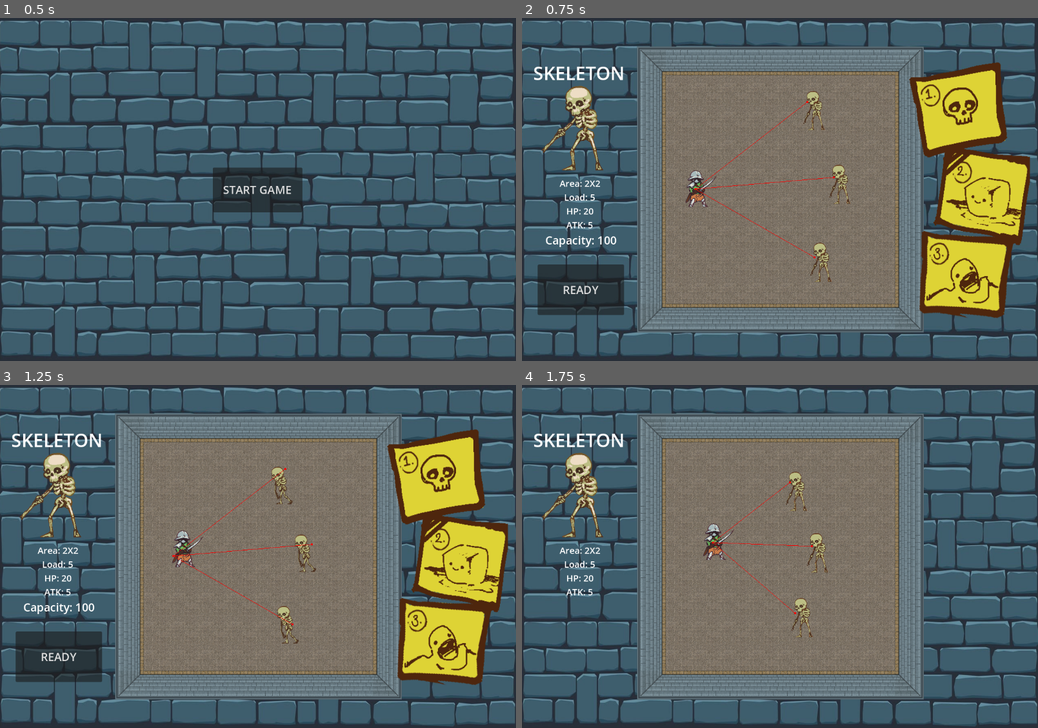
Above: before the commit, frames 1-4 (two rows, left to right).
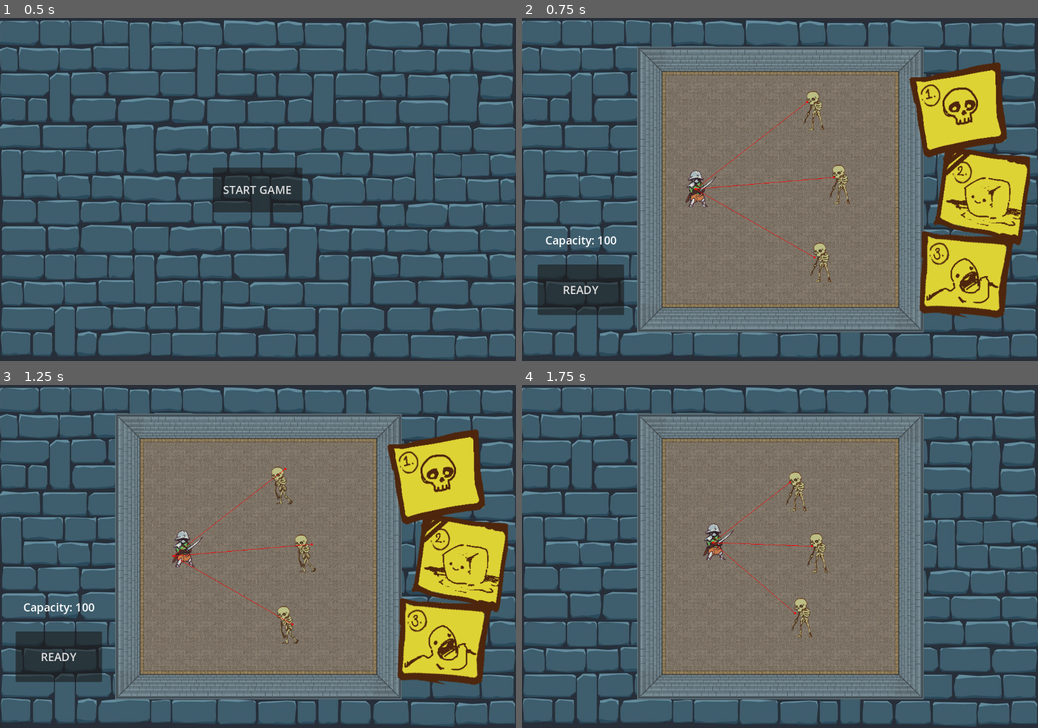
Above: after the commit, the same moments.

Repository: twobles/ecs-179-project-dungeon-dept
Game: Godot game, scene res://scenes/start_menu.tscn
Two runs of this game, one before a commit and one after it. Both use one fixed random seed, a clock stepped at 60 frames per second and the inputs below.
Inputs:
- Up to frame 1 (0.5 s): no input
- Up to frame 2 (0.75 s): click "START GAME" at 0.5 s
- Up to frame 3 (1.25 s): no input
- Up to frame 4 (1.75 s): click "READY" at 1.25 s

Frame 1 is identical in both runs. In frame 2, 1.5% of the frame differs, in the area x 2-20%, y 14-62%; in frame 3, 1.5%; in frame 4, 1.5%.
Error before the commit: Attempt to call function 'hide' in base 'null instance' on a null instance. (res://scripts/dungeon.gd:11)

Commit message:
Fix start

Diff:
--- a/dungeon_dept/scenes/dungeon.tscn
+++ b/dungeon_dept/scenes/dungeon.tscn
@@ -1,6 +1,5 @@
-[gd_scene load_steps=19 format=4 uid="uid://c52pdhxhweo3v"]
+[gd_scene load_steps=15 format=4 uid="uid://c52pdhxhweo3v"]
 
-[ext_resource type="Script" path="res://scripts/dungeon.gd" id="1_6pocy"]
 [ext_resource type="PackedScene" uid="uid://dn4aletp71tvk" path="res://scenes/background.tscn" id="1_c647s"]
 [ext_resource type="PackedScene" uid="uid://0bs0pte8web4" path="res://scenes/board.tscn" id="1_hrjpp"]
 [ext_resource type="Texture2D" uid="uid://10psr2qk7bpd" path="res://assets/64x64_dungeon_sheet.png" id="2_nckn2"]
@@ -8,9 +7,7 @@
 [ext_resource type="PackedScene" uid="uid://b350tl00c4f2w" path="res://scenes/knight.tscn" id="4_tktlv"]
 [ext_resource type="PackedScene" uid="uid://b7gc6l44qv5ep" path="res://scenes/skeleton.tscn" id="7_4hihk"]
 [ext_resource type="Texture2D" uid="uid://bg64lfk6l2yy0" path="res://assets/ecs179_UI_test.png" id="7_e3ojl"]
-[ext_resource type="Script" path="res://scripts/battle_scene.gd" id="9_oor12"]
 [ext_resource type="Script" path="res://scripts/build_menu.gd" id="9_r383d"]
-[ext_resource type="Texture2D" uid="uid://bsxlbk85o04as" path="res://assets/skeleton2.png" id="10_nv1gc"]
 
 [sub_resource type="TileSetAtlasSource" id="TileSetAtlasSource_qtqs3"]
 texture = ExtResource("2_nckn2")
@@ -116,11 +113,7 @@
 [sub_resource type="Theme" id="Theme_1dpy0"]
 default_font_size = 25
 
-[sub_resource type="Theme" id="Theme_w3rrv"]
-default_font_size = 41
-
 [node name="Dungeon" type="Node"]
-script = ExtResource("1_6pocy")
 
 [node name="Background" parent="." instance=ExtResource("1_c647s")]
 position = Vector2(575.381, 382.52)
@@ -193,46 +186,3 @@
 [connection signal="pressed" from="Board/BuildMenu/ReadyButton" to="Board/BuildMenu" method="_on_button_pressed"]
 [connection signal="mouse_entered" from="Board/BuildMenu/Boundary" to="Board/BuildMenu" method="_on_boundary_mouse_entered"]
 [connection signal="mouse_exited" from="Board/BuildMenu/Boundary" to="Board/BuildMenu" method="_on_boundary_mouse_exited"]
-[node name="SkeletonIcon" type="Sprite2D" parent="BuildMenu"]
-position = Vector2(134, 245)
-scale = Vector2(0.75, 0.75)
-texture = ExtResource("10_nv1gc")
-
-[node name="SkeletonInfo" type="Label" parent="BuildMenu"]
-offset_left = -1.0
-offset_top = 356.0
-offset_right = 260.0
-offset_bottom = 505.0
-theme = SubResource("Theme_w3rrv")
-theme_override_font_sizes/font_size = 20
-text = "Area: 2X2
-Load: 5
-HP: 20
-ATK: 5"
-horizontal_alignment = 1
-
-[node name="SkeletonName" type="Label" parent="BuildMenu"]
-offset_left = 3.0
-offset_top = 67.0
-offset_right = 252.0
-offset_bottom = 180.0
-theme = SubResource("Theme_w3rrv")
-text = "SKELETON"
-horizontal_alignment = 1
-vertical_alignment = 1
-
-[node name="BattleScene" type="Node2D" parent="."]
-script = ExtResource("9_oor12")
-
-[node name="Money" type="Label" parent="BattleScene"]
-offset_left = 916.0
-offset_top = 65.0
-offset_right = 1130.0
-offset_bottom = 211.0
-theme_override_font_sizes/font_size = 35
-horizontal_alignment = 1
-
-[connection signal="pressed" from="BuildMenu/ReadyButton" to="." method="_on_ready_button_pressed"]
-[connection signal="pressed" from="BuildMenu/ReadyButton" to="BuildMenu" method="_on_button_pressed"]
-[connection signal="mouse_entered" from="BuildMenu/Boundary" to="BuildMenu" method="_on_boundary_mouse_entered"]
-[connection signal="mouse_exited" from="BuildMenu/Boundary" to="BuildMenu" method="_on_boundary_mouse_exited"]
--- a/dungeon_dept/scripts/autoscript.gd
+++ b/dungeon_dept/scripts/autoscript.gd
@@ -1,4 +1,3 @@
 extends Node
 
 var capacity:int = 100 # Initial Capacity
-var money:float = 0.0 # Initial money count
--- a/dungeon_dept/scripts/build_menu.gd
+++ b/dungeon_dept/scripts/build_menu.gd
@@ -10,9 +10,9 @@
 @onready var boundary = $Boundary
 @onready var capacity = $Capacity
 
-@onready var skeleton_icon = $SkeletonIcon
-@onready var skeleton_info = $SkeletonInfo
-@onready var skeleton_name = $SkeletonName
+#@onready var skeleton_icon = $SkeletonIcon
+#@onready var skeleton_info = $SkeletonInfo
+#@onready var skeleton_name = $SkeletonName
 
 var is_dragging: bool = false  # Track if the icon is being dragged
 var is_inside_boundary: bool # Track if icon is inside boundary
